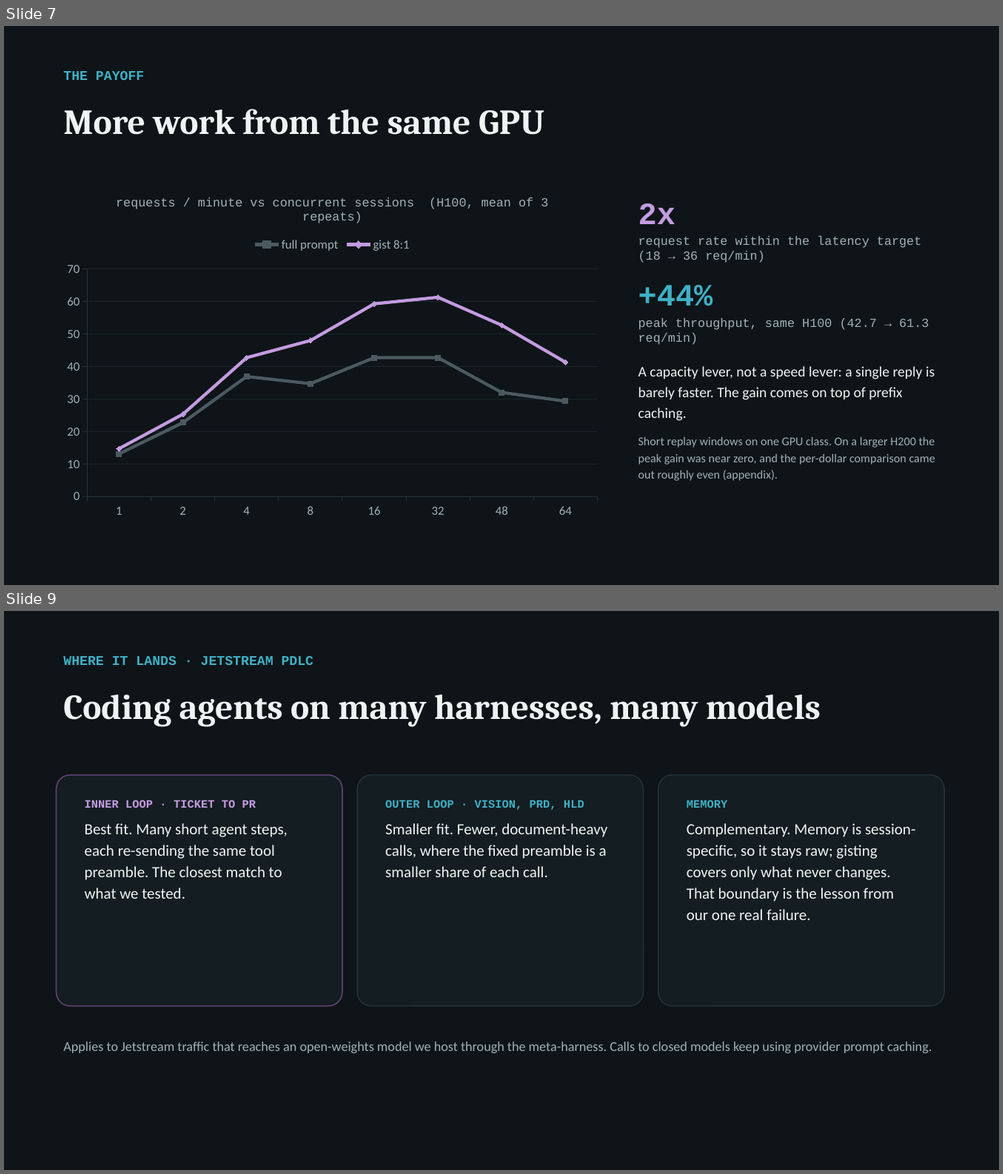
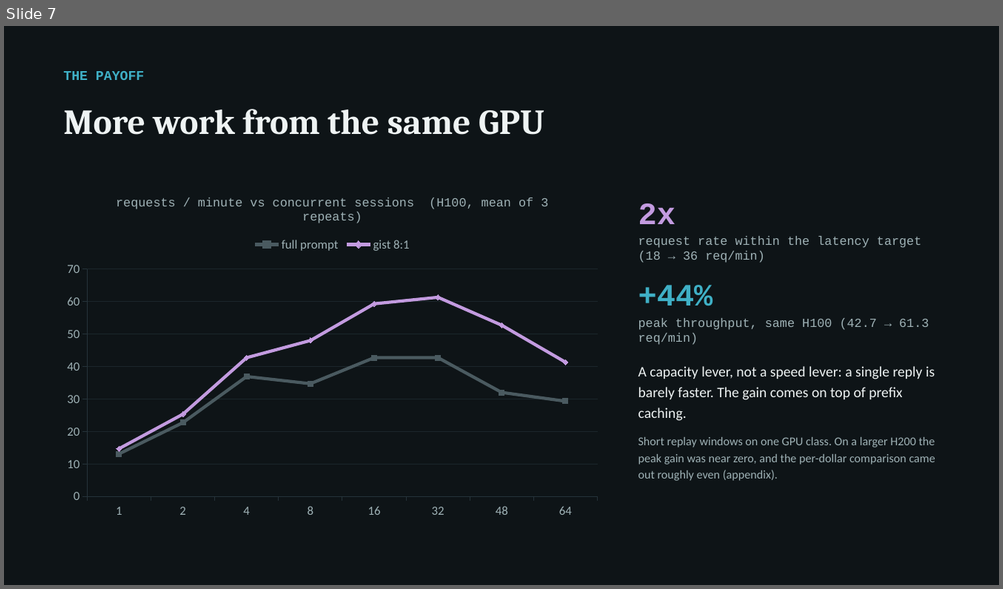
Before and after one commit to arunmenon/gisting-coding-agent, a slide deck: Gisting-CTO-deck.pptx. Shown one above the other, each under a label of ours: slides 7 and 9 before the commit, slide 7 after it; the slides between them are not shown. The pictures are 1003x1174 and 1003x589 pixels, drawn with LibreOffice and Linux fonts; fonts in the diff are those of the drawing. Boxes give left, top, right and bottom in pixels: in the first picture for what was removed or moved away, otherwise in the second. Text is boxed around its words. In the diff, an @@ line names an element or a change of style, - is before the commit and + after.

Commit message:
Deck: remove inferred pillar integrations; keep distil-then-gist as the one synergy, inner loop as a proposal, span study per harness and distilled-model pair

```diff
--- a/Gisting-CTO-deck.pptx
+++ b/Gisting-CTO-deck.pptx
@@ slide 9 removed at [4, 611, 999, 1170], background #FFFFFF @@
@@ rectangle removed at [4, 611, 999, 1170] @@
@@ text removed at [63, 656, 314, 665] @@
-WHERE IT LANDS · JETSTREAM PDLC
@@ text removed at [63, 695, 820, 726] @@
-Coding agents on many harnesses, many models
@@ rounded rectangle removed at [57, 775, 342, 1006] @@
@@ rounded rectangle removed at [357, 775, 643, 1006] @@
@@ rounded rectangle removed at [658, 775, 944, 1006] @@
@@ text removed at [85, 800, 287, 899] @@
-INNER LOOP · TICKET TO PR
-Best fit. Many short agent steps, each re-sending the same tool preamble. The closest match to what we tested.
@@ text removed at [385, 800, 607, 877] @@
-OUTER LOOP · VISION, PRD, HLD
-Smaller fit. Fewer, document-heavy calls, where the fixed preamble is a smaller share of each call.
@@ text removed at [686, 800, 915, 920] @@
-MEMORY
-Complementary. Memory is session-specific, so it stays raw; gisting covers only what never changes. That boundary is the lesson from our one real failure.
@@ text removed at [63, 1042, 931, 1054] @@
-Applies to Jetstream traffic that reaches an open-weights model we host through the meta-harness. Calls to closed models keep using provider prompt caching.
```
Also in this commit, not shown: 6 slides changed, 3 slides added, 2 other slides removed, 3 other files.
